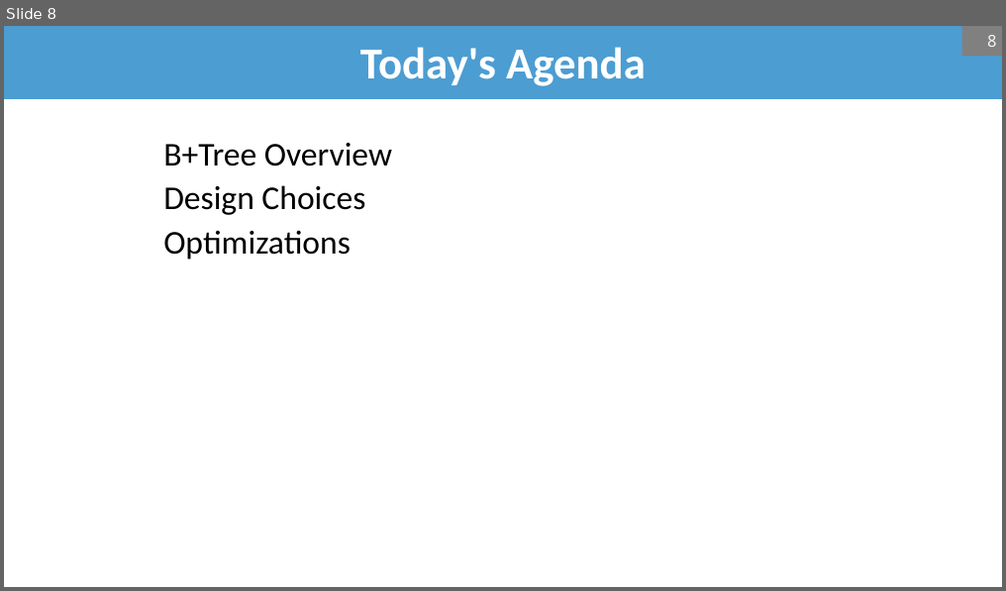
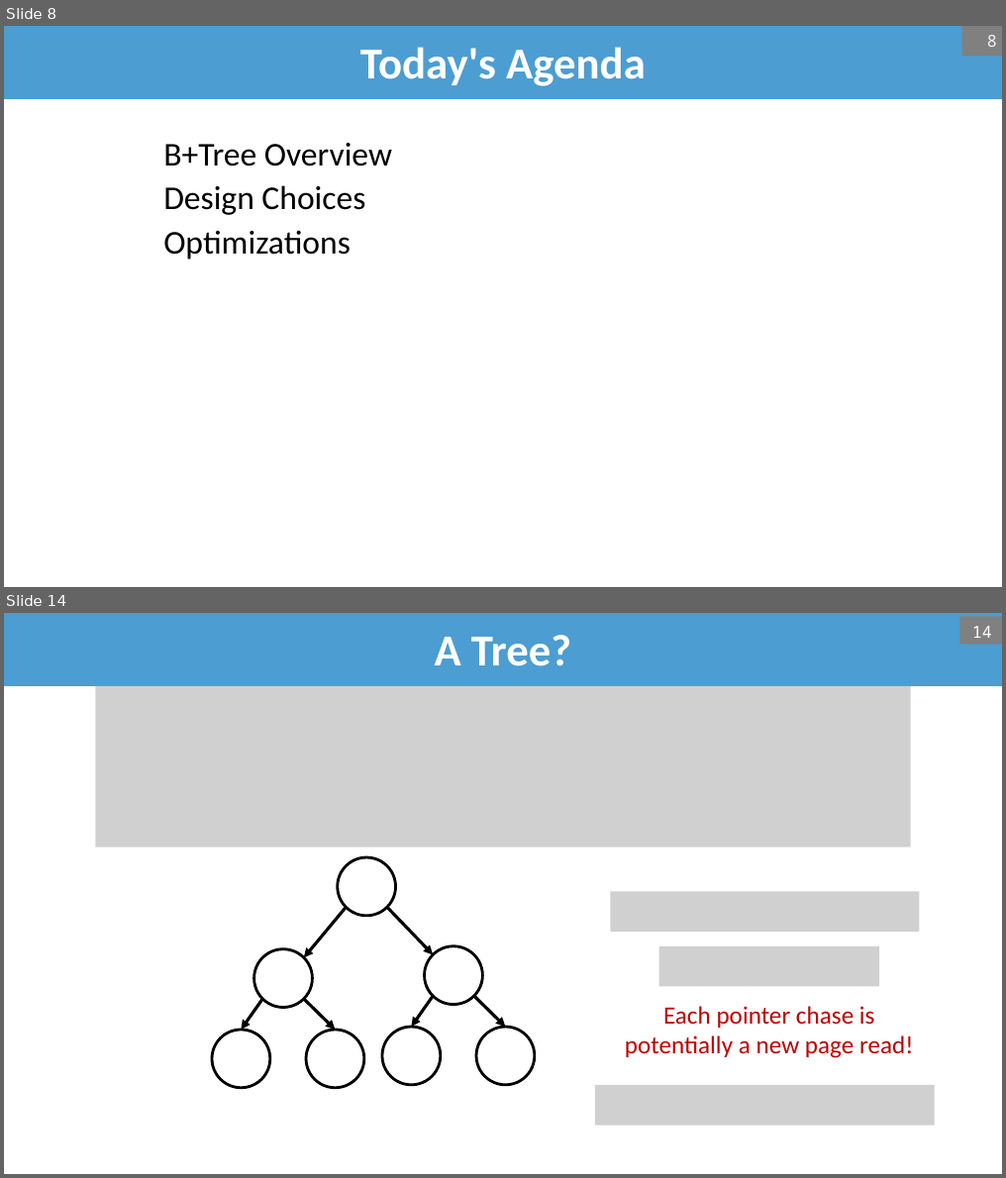
Before and after one commit to bsb20/bsb20.github.io, a slide deck: docs/421_f26/lectures/L7.pptx. Shown one above the other, each under a label of ours: slide 8 before the commit, slides 8 and 14 after it; the slides between them are not shown. The pictures are 1006x591 and 1006x1178 pixels, drawn with LibreOffice and Linux fonts; fonts in the diff are those of the drawing; grey boxes stand for pictures; background and template pictures are left out. Boxes give left, top, right and bottom in pixels: in the first picture for what was removed or moved away, otherwise in the second. Text is boxed around its words. In the diff, an @@ line names an element or a change of style, - is before the commit and + after.

Commit message:
COMP 421: post L7 slides (b plus tree)

```diff
--- a/docs/421_f26/lectures/L7.pptx
+++ b/docs/421_f26/lectures/L7.pptx
@@ slide 14 added at bbox=[4, 613, 1002, 1174], background #FFFFFF @@
@@ title added at bbox=[4, 613, 1002, 686], fill #4C9DD2, 32 pt, text #FFFFFF, bold @@
+A Tree?
@@ page number added at bbox=[960, 616, 1002, 644], fill #808080, 12 pt, text #FFFFFF @@
+14
@@ picture added at bbox=[96, 686, 911, 848] @@
@@ picture added at bbox=[611, 891, 919, 932] @@
@@ picture added at bbox=[658, 947, 879, 986] @@
@@ group added at bbox=[212, 858, 534, 1088]: 7 ellipses, 6 arrows @@
@@ text added at bbox=[625, 1006, 913, 1059], 18 pt, text #C00000 @@
+Each pointer chase is potentially a new page read!
@@ picture added at bbox=[595, 1085, 934, 1125] @@
```
Also in this commit, not shown: 5 slides changed, 5 other slides added, 1 other file.
